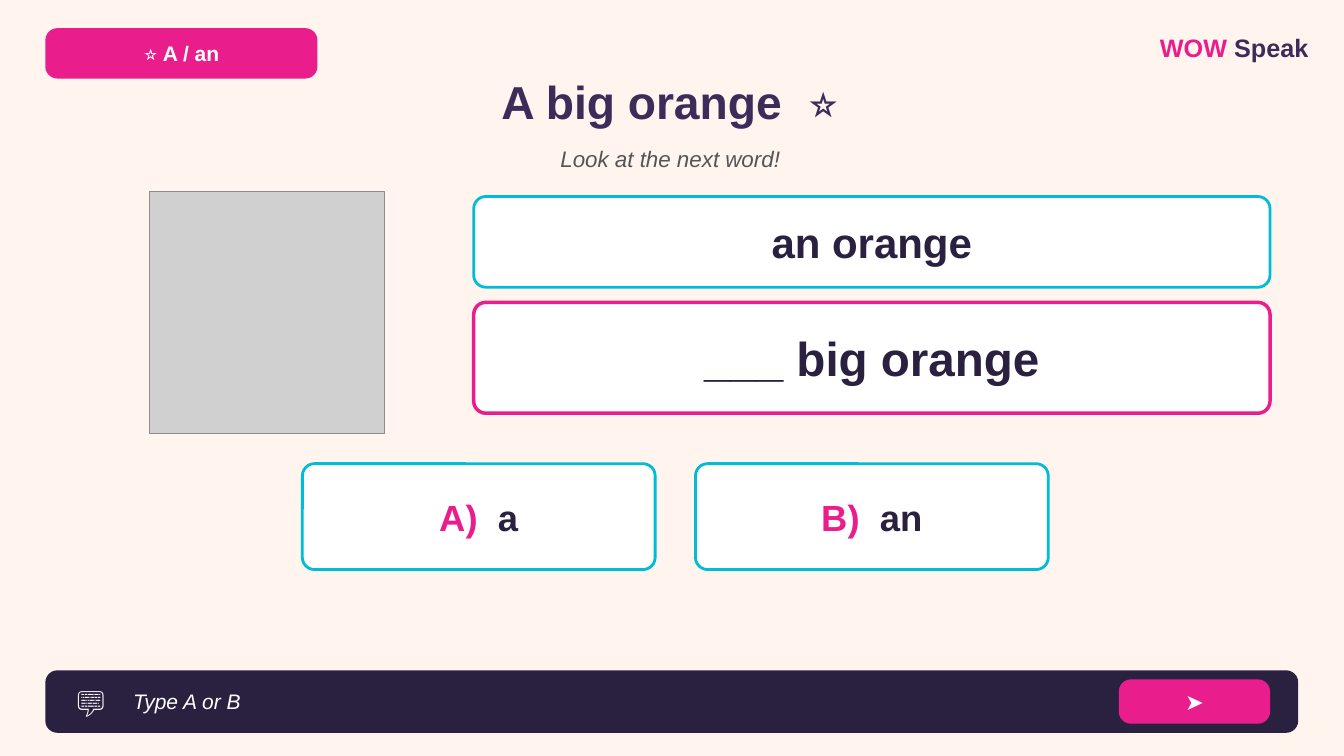
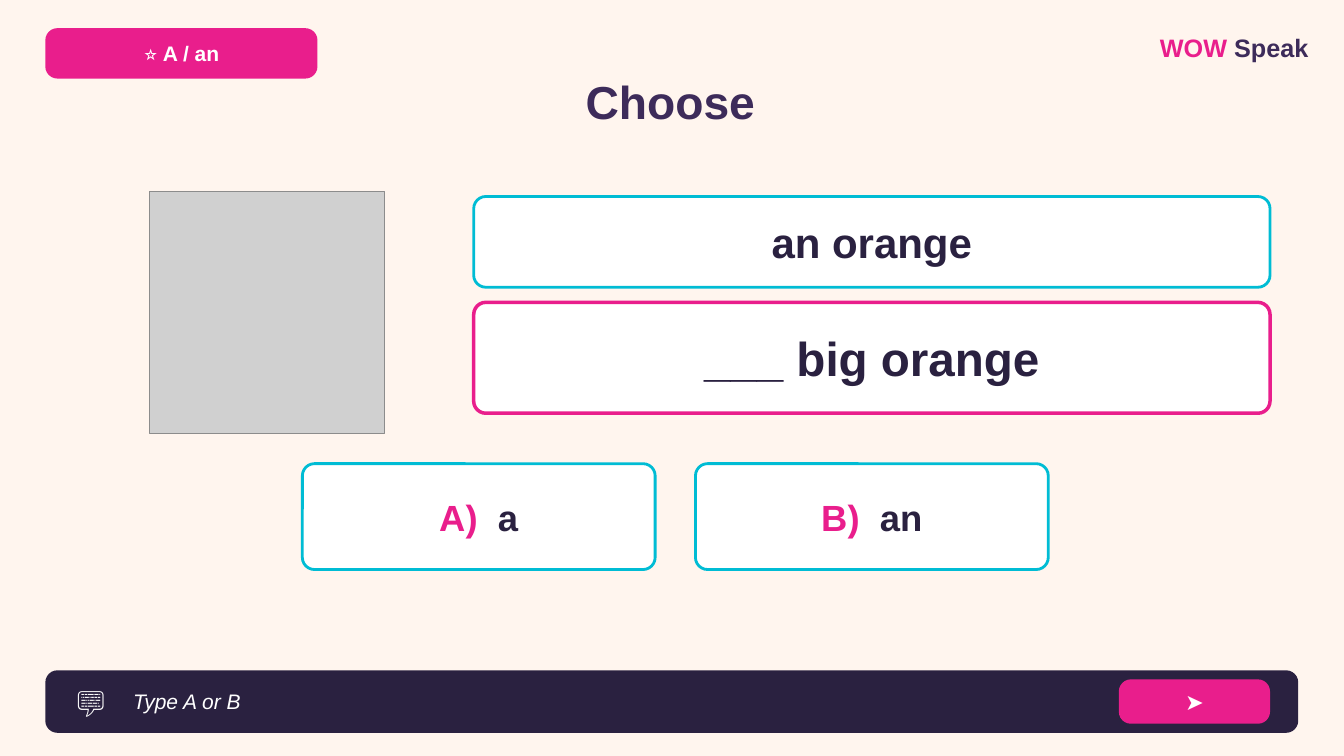
Before and after one commit to wowspeakschool-lang/classroom, a slide deck: slide 20 of vebinary/03.12_A-an/7-9/WOW_Speak_A_An_Food_7-9_LESSON.pptx. Drawn at 1344x756 pixels with LibreOffice and Linux fonts; fonts in the diff are those of the drawing; grey boxes stand for pictures. Boxes give left, top, right and bottom in pixels: in the first picture for what was removed or moved away, otherwise in the second. Text is boxed around its words. In the diff, an @@ line names an element or a change of style, - is before the commit and + after.

```diff
--- a/vebinary/03.12_A-an/7-9/WOW_Speak_A_An_Food_7-9_LESSON.pptx
+++ b/vebinary/03.12_A-an/7-9/WOW_Speak_A_An_Food_7-9_LESSON.pptx
@@ text at box(586, 85, 755, 120): text changed @@
-A big orange ⭐
+Choose
@@ text removed at box(560, 151, 780, 167) @@
-Look at the next word!
```
Also in this commit, not shown: 22 other slides changed, 7 other files.
